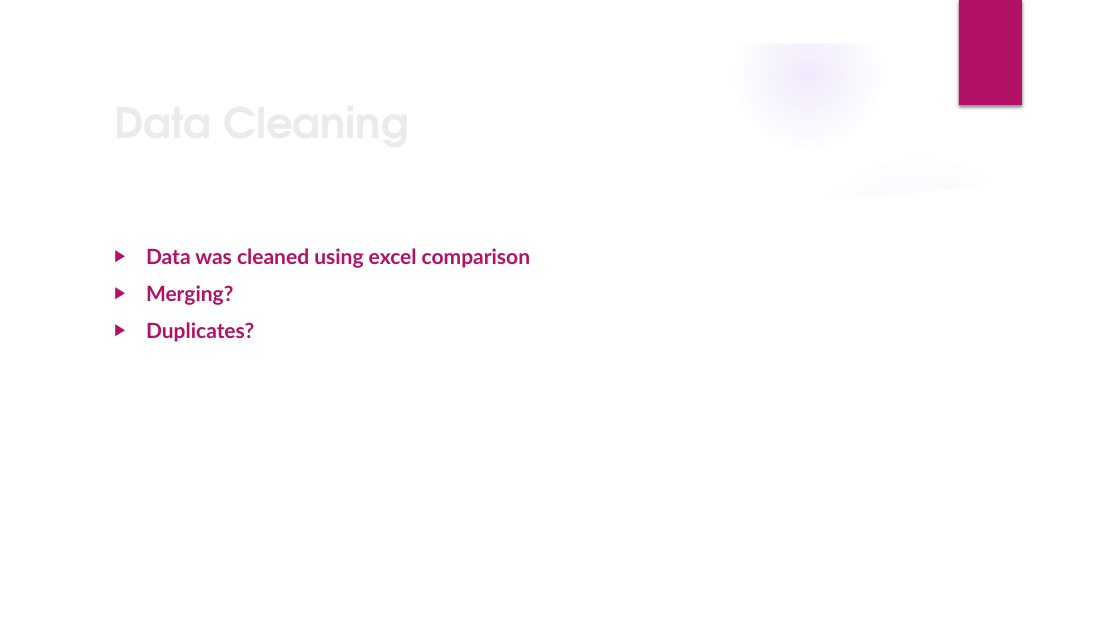
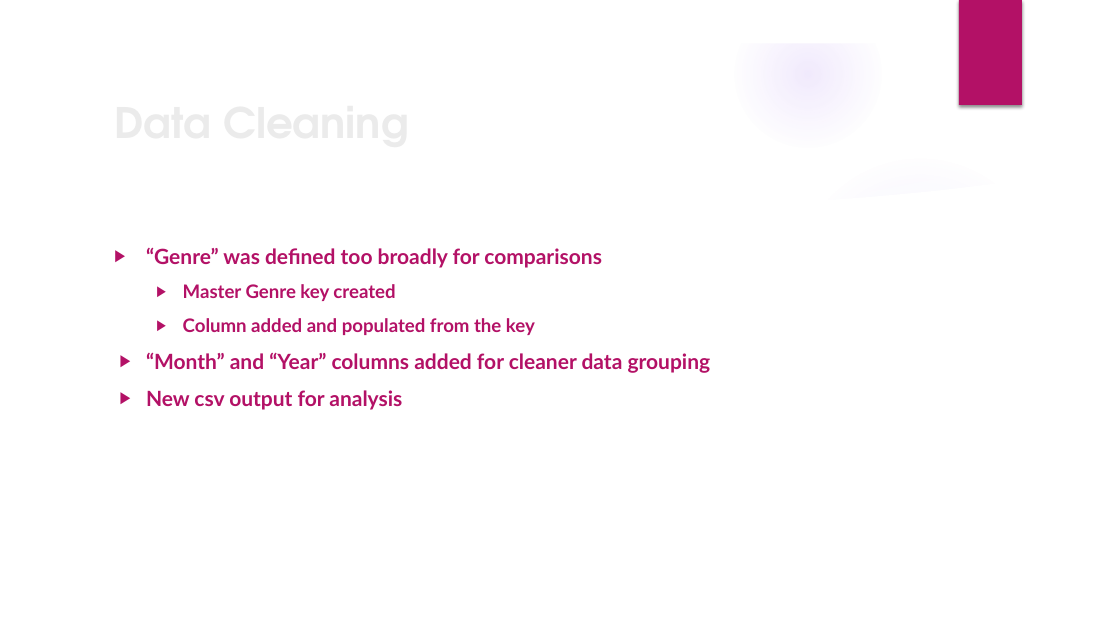
Before and after one commit to The-Music-Notes/Music_Data, a slide deck: slide 5 of Music Notes 2024.pptx. Drawn at 1120x630 pixels with LibreOffice and Linux fonts; fonts in the diff are those of the drawing; background and template pictures are left out. Boxes give left, top, right and bottom in pixels: in the first picture for what was removed or moved away, otherwise in the second. Text is boxed around its words. In the diff, an @@ line names an element or a change of style, - is before the commit and + after.

```diff
--- a/Music Notes 2024.pptx
+++ b/Music Notes 2024.pptx
@@ text at (146, 247, 711, 410): text changed @@
-▶ Data was cleaned using excel comparison
-▶ Merging?
-▶ Duplicates?
+▶ “Genre” was defined too broadly for comparisons
+  ▶ Master Genre key created
+  ▶ Column added and populated from the key
+▶ “Month” and “Year” columns added for cleaner data grouping
+▶ New csv output for analysis
```
Also in this commit, not shown: 3 other slides changed, 2 slides added, 1 slide removed.
